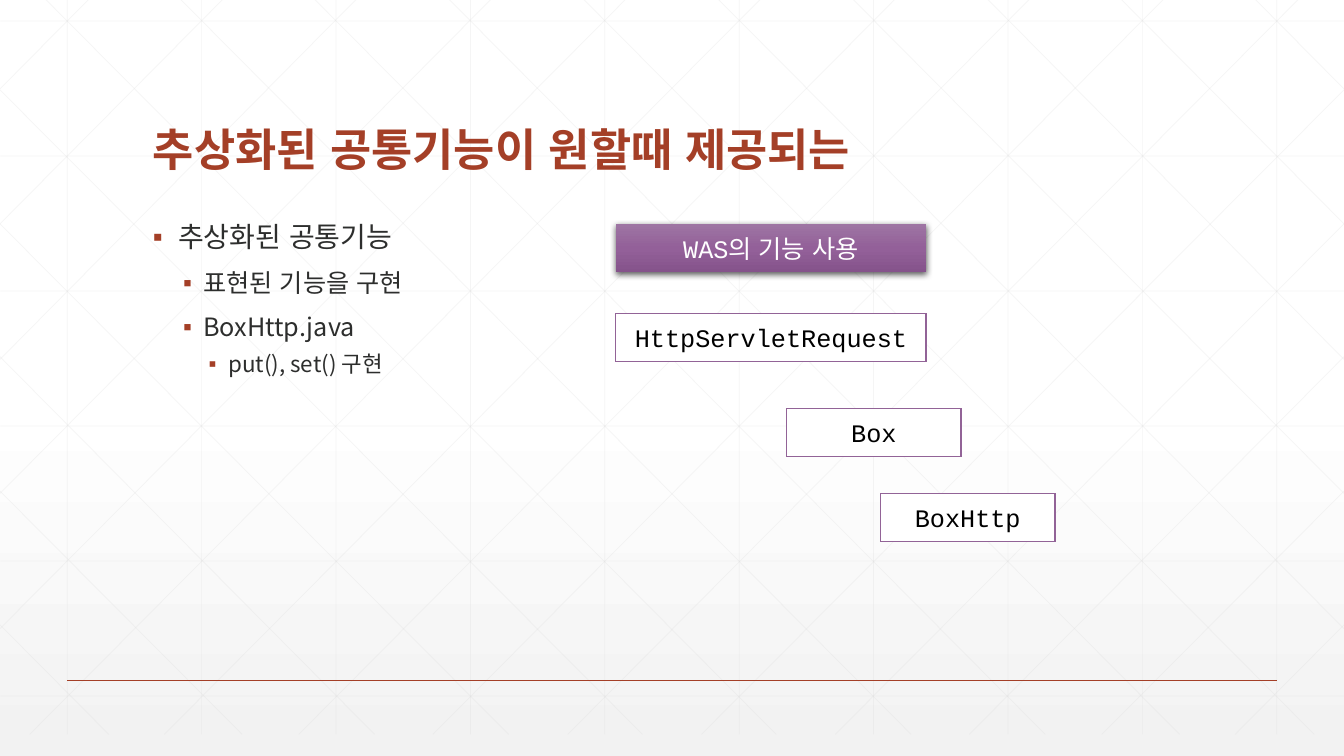
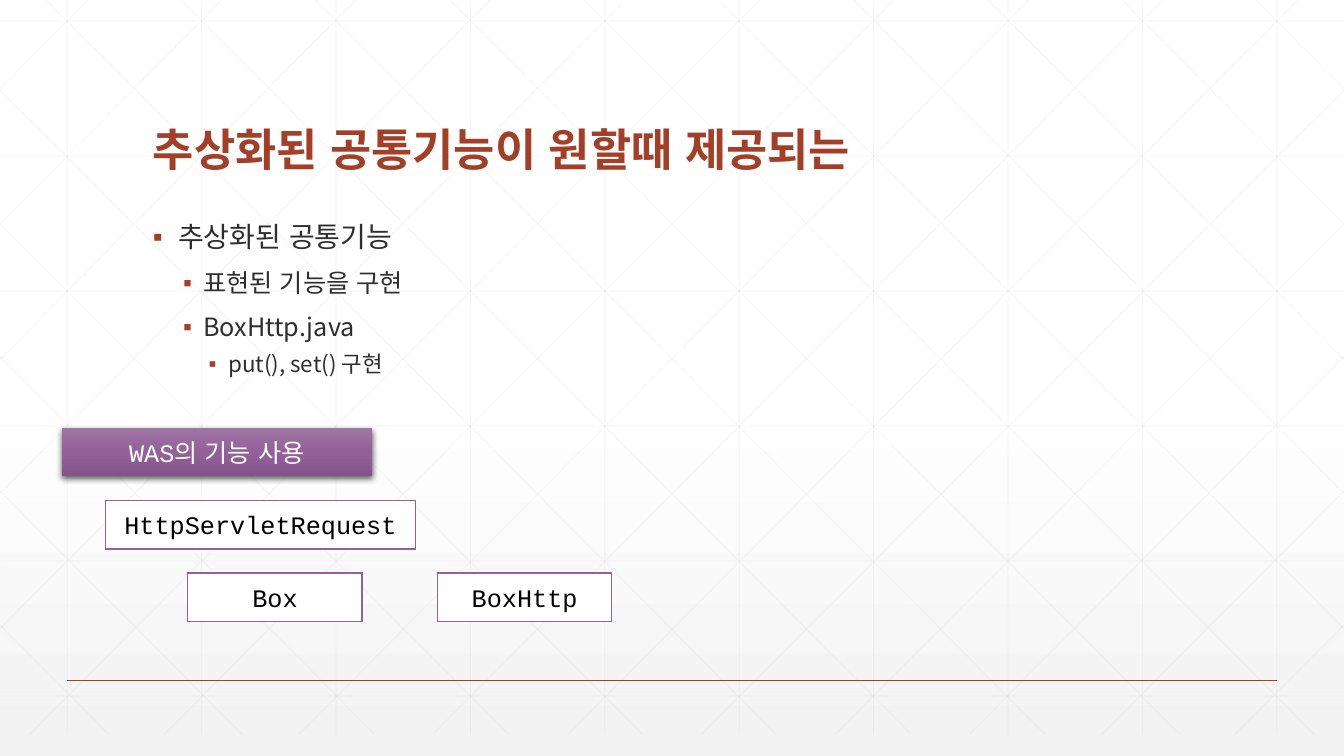
Before and after one commit to zeroshift01/code5, a slide deck: slide 7 of inflearn02/doc/2.공통기능을 추상화 하고 쉽게 사용할 수 있도록 구성합니다..pptx. Drawn at 1344x756 pixels with LibreOffice and Linux fonts; fonts in the diff are those of the drawing. Boxes give left, top, right and bottom in pixels: in the first picture for what was removed or moved away, otherwise in the second. Text is boxed around its words. In the diff, an @@ line names an element or a change of style, - is before the commit and + after.

```diff
--- a/inflearn02/doc/2.공통기능을 추상화 하고 쉽게 사용할 수 있도록 구성합니다..pptx
+++ b/inflearn02/doc/2.공통기능을 추상화 하고 쉽게 사용할 수 있도록 구성합니다..pptx
@@ rectangle "WAS의 기능 사용": place and size @@
-rectangle "WAS의 기능 사용" at [616, 224, 927, 272]
+rectangle "WAS의 기능 사용" at [62, 429, 372, 477]
@@ rectangle "HttpServletRequest": place and size @@
-rectangle "HttpServletRequest" at [616, 314, 927, 362]
+rectangle "HttpServletRequest" at [105, 501, 415, 549]
@@ rectangle "Box": place and size @@
-rectangle "Box" at [786, 408, 961, 457]
+rectangle "Box" at [188, 574, 362, 622]
@@ rectangle "BoxHttp": place and size @@
-rectangle "BoxHttp" at [881, 494, 1056, 542]
+rectangle "BoxHttp" at [438, 574, 612, 622]
```
Also in this commit, not shown: 7 other slides changed, 10 other files.
